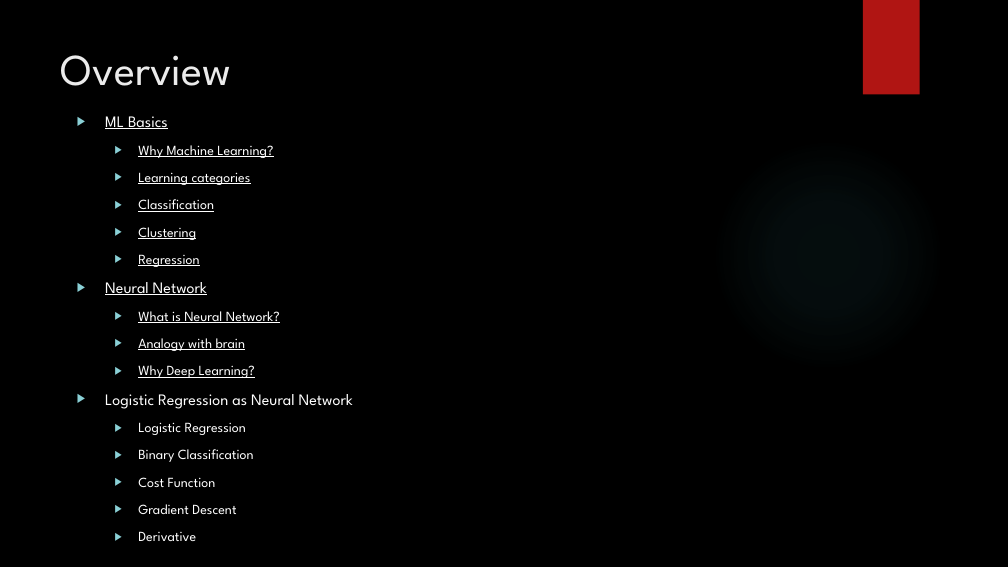
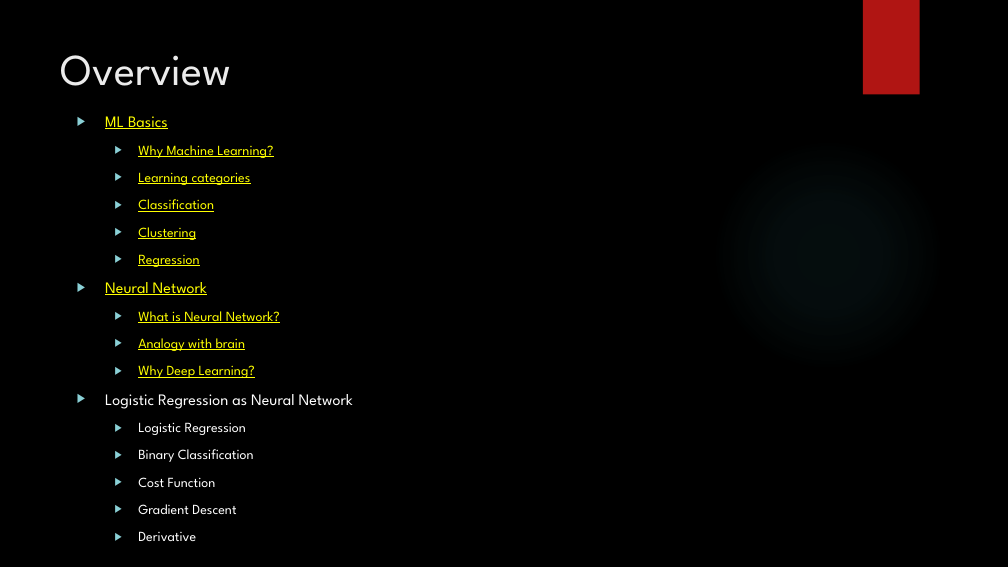
Before and after one commit to Swati707/Machine-Learning-Lab-STC, a slide deck: slide 2 of Lab Day 2/Day2.pptx. Drawn at 1008x567 pixels with LibreOffice and Linux fonts; fonts in the diff are those of the drawing; background and template pictures are left out. Boxes give left, top, right and bottom in pixels: in the first picture for what was removed or moved away, otherwise in the second. Text is boxed around its words. In the diff, an @@ line names an element or a change of style, - is before the commit and + after.

```diff
--- a/Lab Day 2/Day2.pptx
+++ b/Lab Day 2/Day2.pptx
@@ text at box(105, 116, 280, 378): text colour #FFFFFF to #FFFF00 in "ML Basics", "Why Machine Learning?", "Learning categories", "Classification" and 6 more places @@
```
Also in this commit, not shown: 3 slides added, 2 other files.
